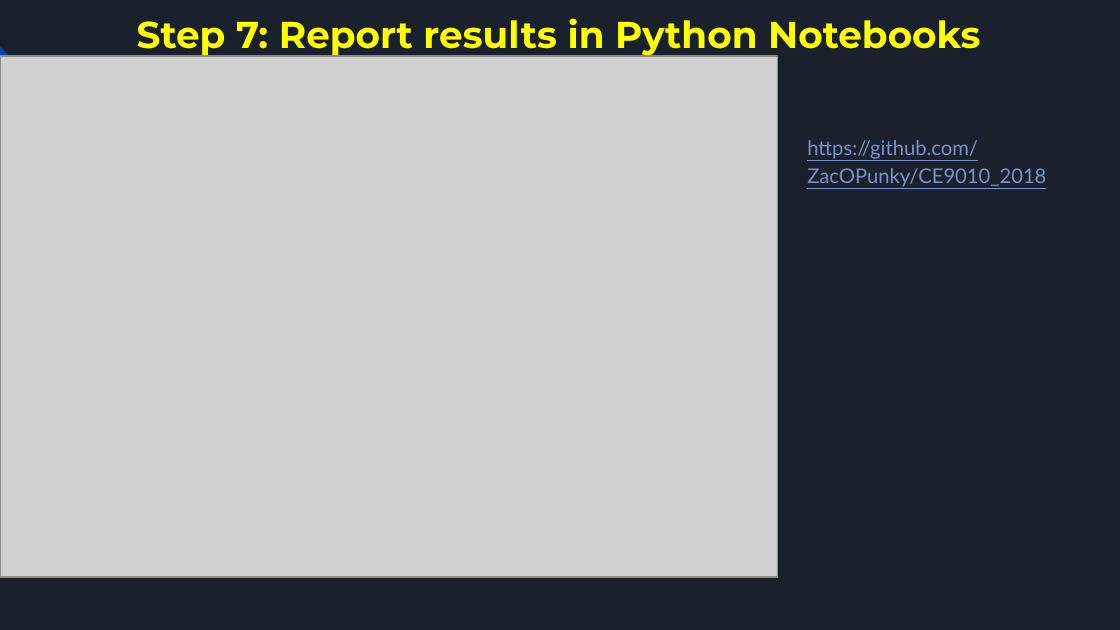
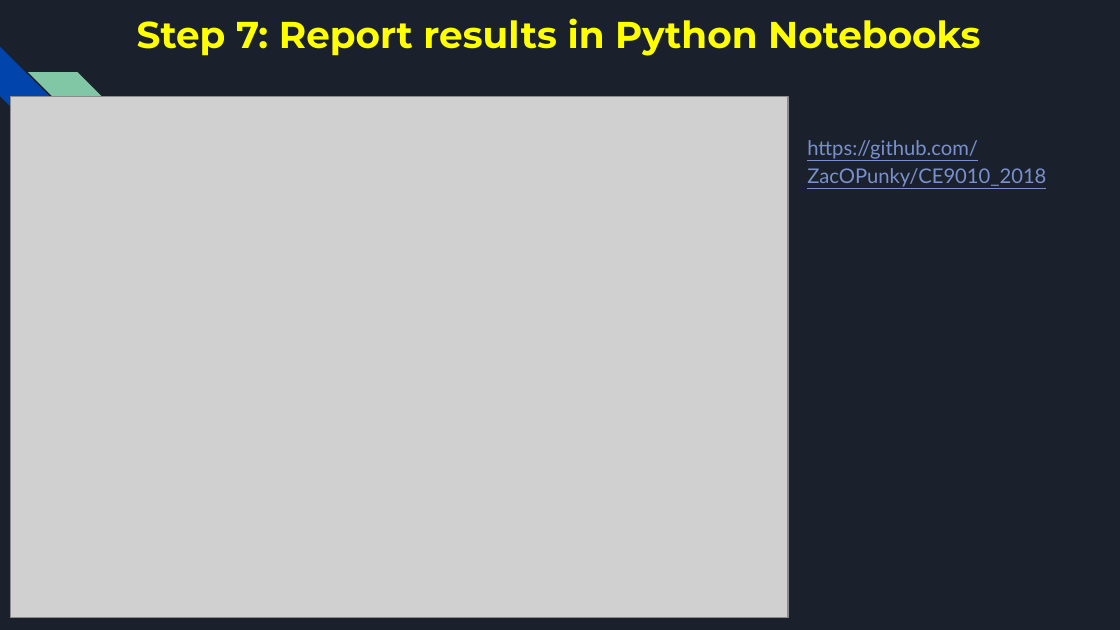
Before and after one commit to ZacOPunky/CE9010_2018, a slide deck: slide 10 of CE9010 Presentation.pptx (slide 9 before the commit). Drawn at 1120x630 pixels with LibreOffice and Linux fonts; fonts in the diff are those of the drawing; grey boxes stand for pictures. Boxes give left, top, right and bottom in pixels: in the first picture for what was removed or moved away, otherwise in the second. Text is boxed around its words. In the diff, an @@ line names an element or a change of style, - is before the commit and + after.

```diff
--- a/CE9010 Presentation.pptx
+++ b/CE9010 Presentation.pptx
@@ diag stripe added at [28,72,127,170], fill #82C7A5 @@
@@ picture: place and size @@
-picture at [0,56,778,577]
+picture at [10,96,788,617]
```
Also in this commit, not shown: 4 other slides changed, 1 slide added.
